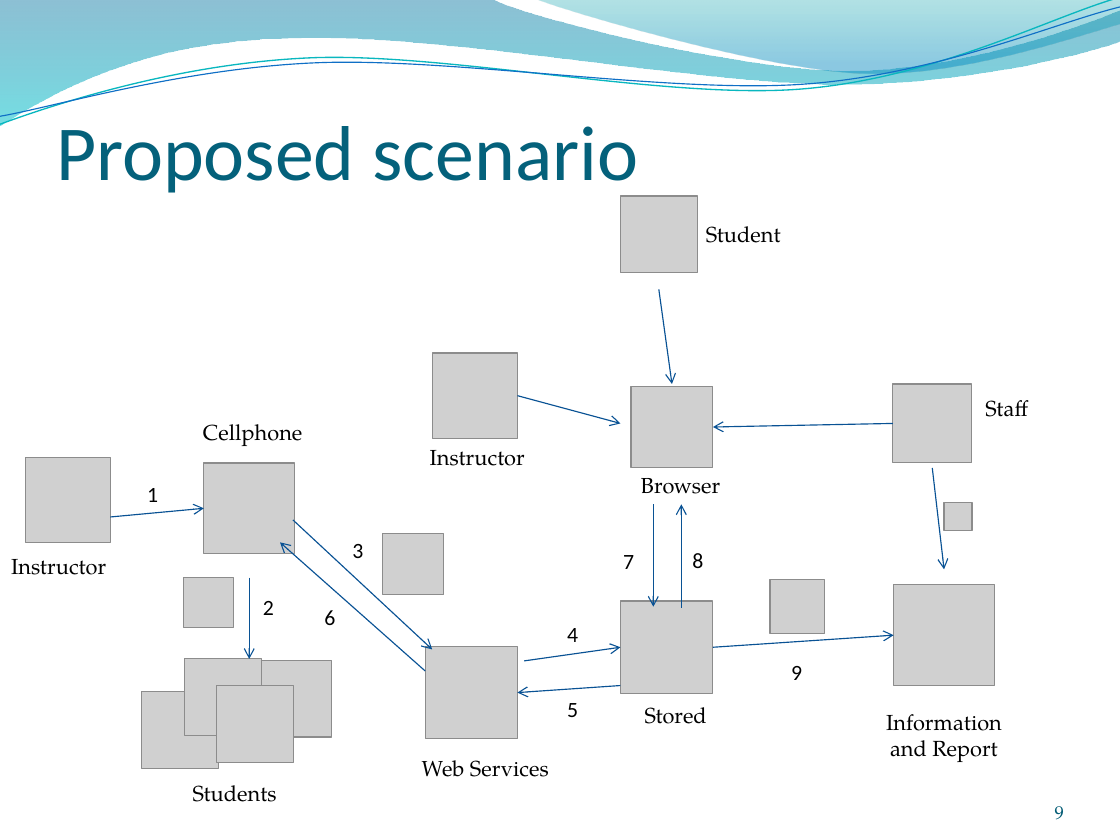
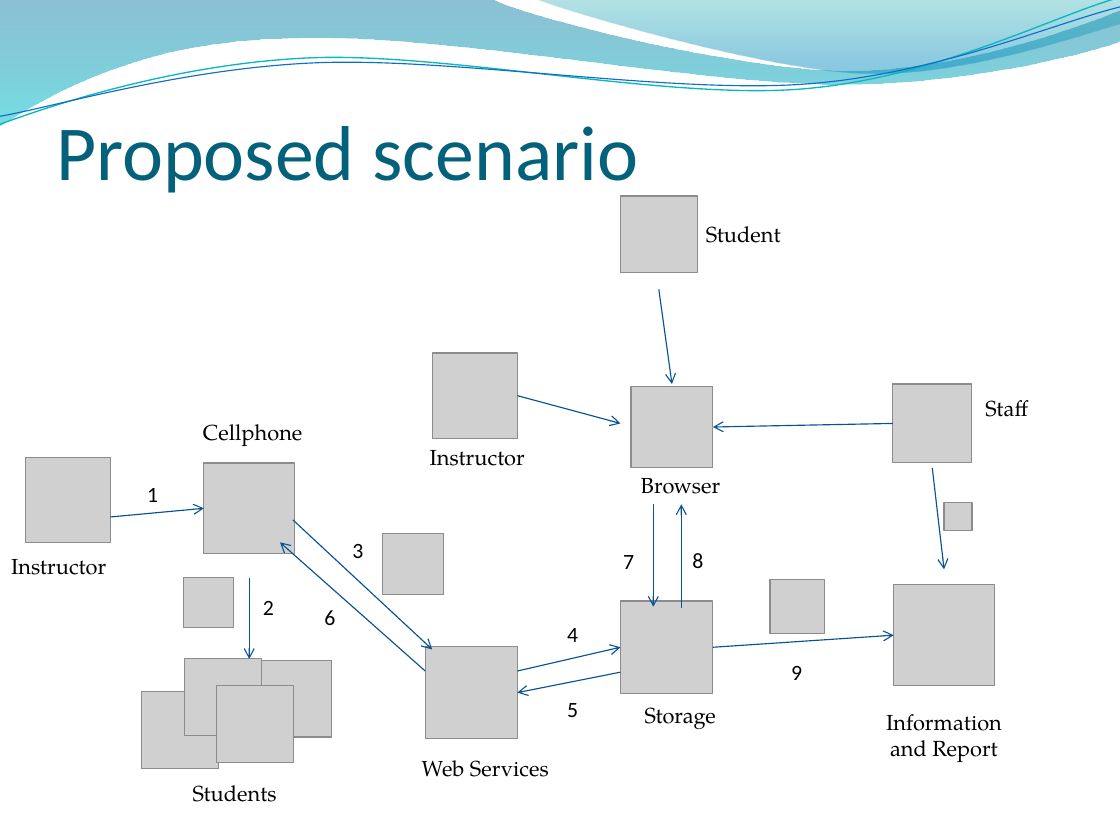
Before and after one commit to conanak99/roll-system-mobile, a slide deck: slide 9 of Document/Slide/Slide thuyet trinh.pptx. Drawn at 1120x840 pixels with LibreOffice and Linux fonts; fonts in the diff are those of the drawing; grey boxes stand for pictures; background and template pictures are left out. Boxes give left, top, right and bottom in pixels: in the first picture for what was removed or moved away, otherwise in the second. Text is boxed around its words. In the diff, an @@ line names an element or a change of style, - is before the commit and + after.

```diff
--- a/Document/Slide/Slide thuyet trinh.pptx
+++ b/Document/Slide/Slide thuyet trinh.pptx
@@ arrow moved from (524, 661) - (620, 647) to (517, 671) - (620, 647) @@
@@ arrow moved from (620, 685) - (517, 692) to (620, 672) - (517, 692) @@
@@ text at (645, 707, 716, 729): text changed @@
-Stored
+Storage
@@ page number removed at (1055, 806, 1064, 820) @@
-9
```
Also in this commit, not shown: 18 other slides changed, 6 slides added, 4 other files.
